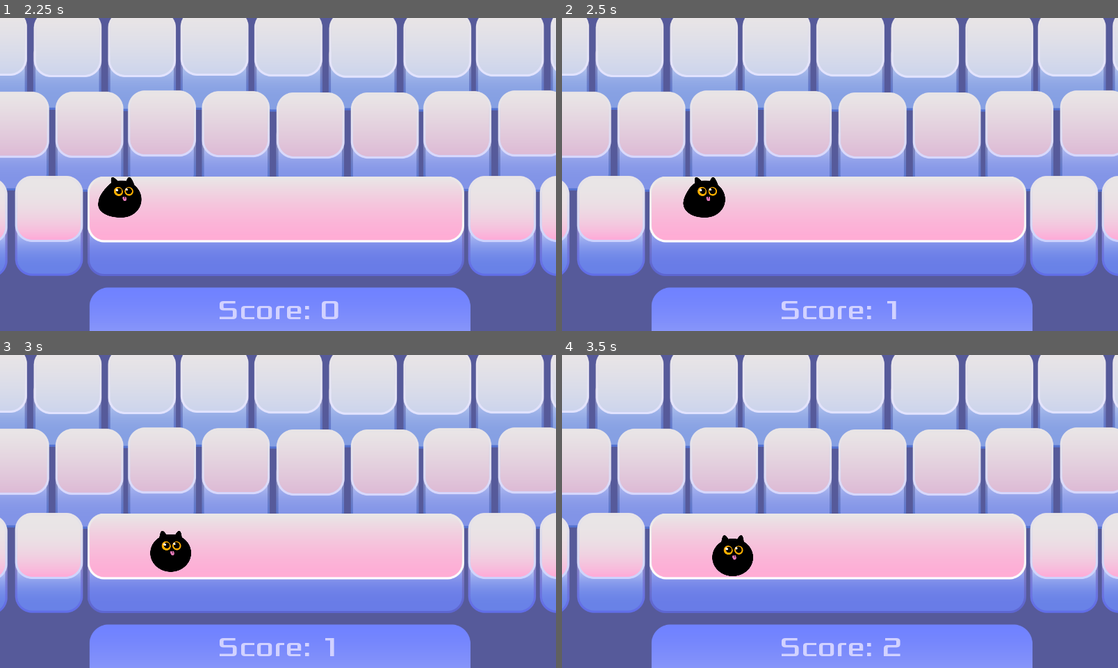
Above: before the commit, frames 1-4 (two rows, left to right).
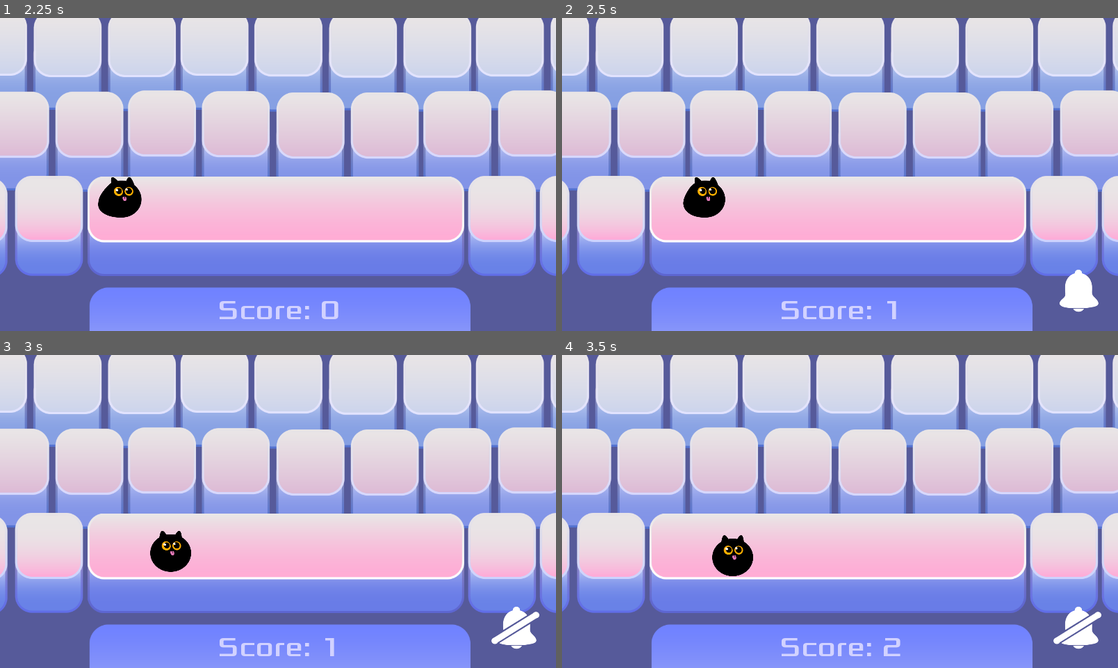
Above: after the commit, the same moments.

Repository: gameraccoon/ludum-dare-54-v2
Game: Godot game, scene res://Main.tscn
Same seed, same stepped clock (60 frames per second), same inputs: the game is played once before the commit and once after it.
Inputs (mouse positions are in pixels of both pictures, inside the frame that each line leads up to):
- Up to frame 1 (2.25 s): click (517, 290) at 0.5 s; click "Start" at 1.25 s; tap Enter (start_game) at 2, 2.1 s; move the mouse to (400, 158) at 2.02 s; hold Right (move_right) from 2.03 s (still down); click (400, 158) at 2.17 s
- Up to frame 2 (2.5 s): keep holding Right (move_right); tap M (toggle_sound) at 2.3 s
- Up to frame 3 (3 s): move the mouse to (166, 527) at 2.77 s; release Right (move_right) at 2.78 s; hold Down (move_down) from 2.78 s (still down); tap M (toggle_sound) at 2.85 s; click (166, 527) at 2.92 s
- Up to frame 4 (3.5 s): keep holding Down (move_down); tap Enter (start_game) at 3.05 s

Frame 1 is identical in both runs. In frame 2, 0.6% of the frame differs, in the area x 89-97%, y 80-94%; in frame 3, 0.6%, in the area x 88-97%, y 80-94%; in frame 4, 0.6%.

Commit message:
Show clickable pause button when using touch input

Diff:
--- a/HUD.gd
+++ b/HUD.gd
@@ -1,11 +1,15 @@
 extends CanvasLayer
 
 signal start_game
+
+var is_menu_interactible = true
+var show_touch_ui = false
 
 func _ready():
 	$ColorRect/Animation.visible = false
 	$ColorRect/Base.visible = true
 	$Paused.visible = false
+	update_touch_ui()
 
 func show_message(text):
 	$ColorRect/Base/MessageLabel.text = text
@@ -23,15 +27,20 @@
 		show_message("Game Over")
 		$ColorRect/Base/MessageLabel.text = "Meow?"
 	$ColorRect/Base/MessageLabel.show()
+	update_touch_ui()
 	yield(get_tree().create_timer(1), "timeout")
 	$ColorRect/Base/StartButton.show()
+	update_sound_icon()
 	$Sound.show()
+	is_menu_interactible = true
 
 
 func _on_StartButton_pressed():
 	if $Sound.visible:
 		$ColorRect/Base/StartButton.hide()
 		$Sound.hide()
+		is_menu_interactible = false
+		update_touch_ui()
 		emit_signal("start_game")
 
 func hide_message():
@@ -49,32 +58,88 @@
 	$PointsWhite.hide()
 
 func _on_Sound_pressed():
+	toggle_sound()
+
+func is_muted():
 	var master_sound = AudioServer.get_bus_index("Master")
-	if not AudioServer.is_bus_mute(master_sound):
-		#$Sound.text = "SOUND: OFF"
-		$Sound/SoundOff.visible = false
-		$Sound/SoundOn.visible = true
-		AudioServer.set_bus_mute(master_sound, true)
+	return AudioServer.is_bus_mute(master_sound)
+
+
+func toggle_sound():
+	var master_sound = AudioServer.get_bus_index("Master")
+	var was_muted = AudioServer.is_bus_mute(master_sound)
+	AudioServer.set_bus_mute(master_sound, !was_muted)
+
+	if !Globals.game_is_started or get_tree().paused:
+		update_sound_icon()
 	else:
-		#$Sound.text = "SOUND: ON"
-		$Sound/SoundOff.visible = true
-		$Sound/SoundOn.visible = false
-		AudioServer.set_bus_mute(master_sound, false)
+		$Sound.show()
+		var is_muted = is_muted()
+		$Sound/SoundOff.visible = is_muted
+		$Sound/SoundOn.visible = !is_muted
+		$SoundBlinkTimer.start()
+
+
+func toggle_pause():
+	if Globals.game_is_started:
+		get_tree().paused = !is_paused()
+		var is_paused = is_paused()
+		$Paused.visible = is_paused
+		$Sound.visible = is_paused
+		if is_paused:
+			update_sound_icon()
+
+func is_paused():
+	return get_tree().paused
+
 
 func _input(event):
 	if event.is_action_released("pause"):
-		if Globals.game_is_started:
-			get_tree().paused = !get_tree().paused
-			$Paused.visible = get_tree().paused
-			$Sound.visible = get_tree().paused
-	if event.is_action_released("start_game") and !Globals.game_is_started and $ColorRect.visible:
+		toggle_pause()
+	if event.is_action_released("start_game") and is_menu_interactible:
 		_on_StartButton_pressed()
 	if event.is_action_released("toggle_sound"):
-		_on_Sound_pressed()
+		toggle_sound()
+
+	if event is InputEventJoypadButton:
+		update_touch_ui_from_controls(false)
+	if event is InputEventJoypadMotion:
+		update_touch_ui_from_controls(false)
+	if event is InputEventKey:
+		update_touch_ui_from_controls(false)
+	if event is InputEventScreenTouch:
+		update_touch_ui_from_controls(true)
 
 
 func _on_PlayAgain_pressed():
-	if $Sound.visible:
+	if is_menu_interactible:
 		$ColorRect/Base/StartButton.hide()
 		$Sound.hide()
+		is_menu_interactible = false
 		emit_signal("start_game")
+
+
+func _on_SoundBlinkTimer_timeout():
+	if Globals.game_is_started and !is_paused():
+		$Sound.hide()
+
+
+func update_sound_icon():
+	var is_muted = is_muted()
+	$Sound/SoundOff.visible = !is_muted
+	$Sound/SoundOn.visible = is_muted
+
+
+func update_touch_ui_from_controls(is_touch_event):
+	show_touch_ui = is_touch_event
+	update_touch_ui()
+
+func update_touch_ui():
+	$Touch.visible = Globals.game_is_started and show_touch_ui
+	var is_paused = is_paused()
+	$Touch/TouchPauseButton.visible = !is_paused
+	$Touch/TouchUnpauseButton.visible = is_paused
+
+func _on_TouchPauseButton_pressed():
+	toggle_pause()
+	Globals.touch_movement_active = false
--- a/HUD.tscn
+++ b/HUD.tscn
@@ -53,9 +53,18 @@
 
 [sub_resource type="StyleBoxEmpty" id=13]
 
+[sub_resource type="StyleBoxEmpty" id=17]
+
+[sub_resource type="StyleBoxEmpty" id=14]
+
+[sub_resource type="StyleBoxEmpty" id=16]
+
 [node name="HUD" type="CanvasLayer"]
 pause_mode = 2
 script = ExtResource( 1 )
+__meta__ = {
+"_edit_horizontal_guides_": [ 679.0, 577.0 ]
+}
 
 [node name="ColorRect" type="Node2D" parent="."]
 
@@ -134,9 +143,9 @@
 color = Color( 1, 0.733333, 0.796078, 0.713726 )
 
 [node name="PausedText" type="RichTextLabel" parent="Paused"]
-margin_left = 7.0
+margin_left = 11.0
 margin_top = 678.0
-margin_right = 377.0
+margin_right = 381.0
 margin_bottom = 733.0
 custom_fonts/normal_font = SubResource( 10 )
 text = "Paused"
@@ -169,6 +178,85 @@
 scale = Vector2( 0.7, 0.7 )
 texture = ExtResource( 10 )
 
+[node name="SoundBlinkTimer" type="Timer" parent="."]
+one_shot = true
+
+[node name="Touch" type="Control" parent="."]
+margin_right = 40.0
+margin_bottom = 40.0
+
+[node name="TouchPauseButton" type="Button" parent="Touch"]
+visible = false
+margin_left = 6.0
+margin_top = 560.0
+margin_right = 145.0
+margin_bottom = 697.0
+focus_mode = 0
+custom_styles/hover = SubResource( 17 )
+custom_styles/pressed = SubResource( 14 )
+custom_styles/normal = SubResource( 16 )
+action_mode = 0
+enabled_focus_mode = 0
+
+[node name="ColorRect2" type="ColorRect" parent="Touch/TouchPauseButton"]
+anchor_left = 0.5
+anchor_top = 0.5
+anchor_right = 0.5
+anchor_bottom = 0.5
+margin_left = -38.5
+margin_top = -42.5
+margin_right = -13.5
+margin_bottom = 42.5
+mouse_filter = 1
+
+[node name="ColorRect3" type="ColorRect" parent="Touch/TouchPauseButton"]
+anchor_left = 0.5
+anchor_top = 0.5
+anchor_right = 0.5
+anchor_bottom = 0.5
+margin_left = 12.5
+margin_top = -42.5
+margin_right = 37.5
+margin_bottom = 42.5
+mouse_filter = 1
+
+[node name="TouchUnpauseButton" type="Button" parent="Touch"]
+visible = false
+margin_left = 6.0
+margin_top = 560.0
+margin_right = 145.0
+margin_bottom = 697.0
+focus_mode = 0
+custom_styles/hover = SubResource( 17 )
+custom_styles/pressed = SubResource( 14 )
+custom_styles/normal = SubResource( 16 )
+enabled_focus_mode = 0
+
+[node name="ColorRect2" type="ColorRect" parent="Touch/TouchUnpauseButton"]
+anchor_left = 0.5
+anchor_top = 0.5
+anchor_right = 0.5
+anchor_bottom = 0.5
+margin_left = -38.5
+margin_top = -42.5
+margin_right = -13.5
+margin_bottom = 42.5
+mouse_filter = 1
+
+[node name="ColorRect3" type="ColorRect" parent="Touch/TouchUnpauseButton"]
+anchor_left = 0.5
+anchor_top = 0.5
+anchor_right = 0.5
+anchor_bottom = 0.5
+margin_left = 12.5
+margin_top = -42.5
+margin_right = 37.5
+margin_bottom = 42.5
+mouse_filter = 1
+
 [connection signal="pressed" from="ColorRect/Base/StartButton" to="." method="_on_StartButton_pressed"]
 [connection signal="pressed" from="ColorRect/Animation/PlayAgain" to="." method="_on_PlayAgain_pressed"]
 [connection signal="pressed" from="Sound" to="." method="_on_Sound_pressed"]
+[connection signal="timeout" from="SoundBlinkTimer" to="." method="_on_SoundBlinkTimer_timeout"]
+[connection signal="pressed" from="Touch/TouchPauseButton" to="." method="_on_TouchPauseButton_pressed"]
+[connection signal="pressed" from="Touch/TouchUnpauseButton" to="." method="_on_TouchPauseButton_pressed"]
--- a/Main.gd
+++ b/Main.gd
@@ -222,6 +222,7 @@
 	$RandomFingerTimer.stop()
 	$DelayTimer.start()
 	Globals.game_is_started = false
+	$HUD.update_touch_ui()
 
 
 func new_game():
--- a/Player.gd
+++ b/Player.gd
@@ -16,7 +16,6 @@
 var dash_start_velocity_vector = Vector2(0.0, 0.0)
 
 var touch_movement_pos = Vector2(0.0, 0.0)
-var touch_movement_active = false
 const DOUBLE_TAP_WINDOW = 0.2
 const DOUBLE_TAP_RESET_DISTANCE = 50.0
 var double_tap_window_cooldown = 0.0
@@ -55,18 +54,18 @@
 	if !is_dead:
 		if Input.is_action_pressed("move_right"):
 			velocity.x += 1
-			touch_movement_active = false
+			Globals.touch_movement_active = false
 		if Input.is_action_pressed("move_left"):
 			velocity.x -= 1
-			touch_movement_active = false
+			Globals.touch_movement_active = false
 		if Input.is_action_pressed("move_down"):
 			velocity.y += 1
-			touch_movement_active = false
+			Globals.touch_movement_active = false
 		if Input.is_action_pressed("move_up"):
 			velocity.y -= 1
-			touch_movement_active = false
+			Globals.touch_movement_active = false
 
-		if touch_movement_active:
+		if Globals.touch_movement_active:
 			var diff = touch_movement_pos - position
 			var diff_length = diff.length()
 			if diff_length > movement_treshold:
@@ -148,9 +147,9 @@
 					double_tap_window_cooldown = 0.0
 				else:
 					double_tap_window_cooldown = DOUBLE_TAP_WINDOW
-				touch_movement_active = true
+				Globals.touch_movement_active = true
 				touch_movement_pos = event.position
 			if !event.is_pressed():
-				touch_movement_active = false
+				Globals.touch_movement_active = false
 		else:
-			touch_movement_active = false
+			Globals.touch_movement_active = false
--- a/scripts/Globals.gd
+++ b/scripts/Globals.gd
@@ -6,3 +6,5 @@
 var game_is_completed = false
 
 var game_is_started = false
+
+var touch_movement_active = false
Not shown: 1 places in HUD.tscn that only renumber resources
